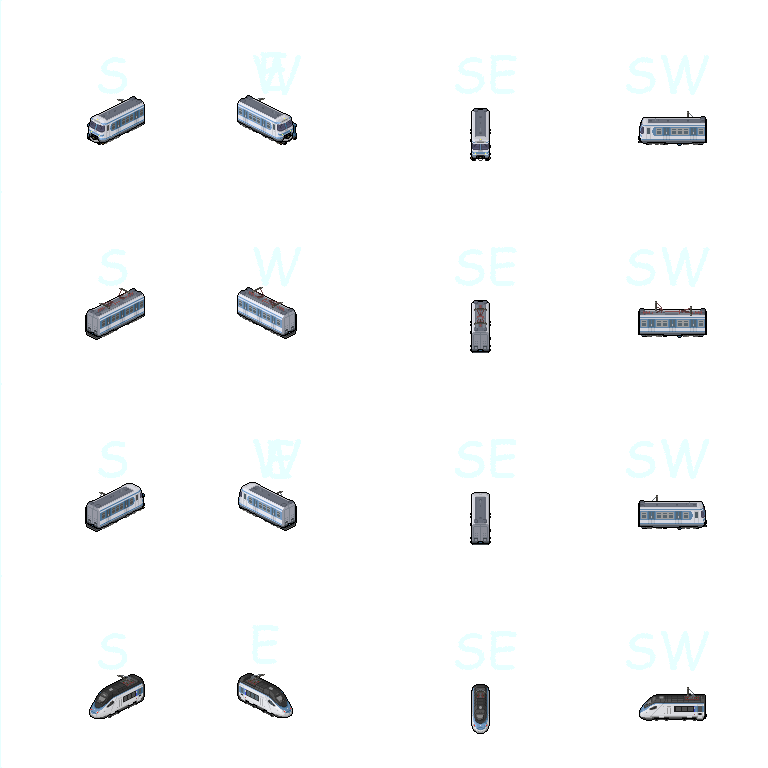
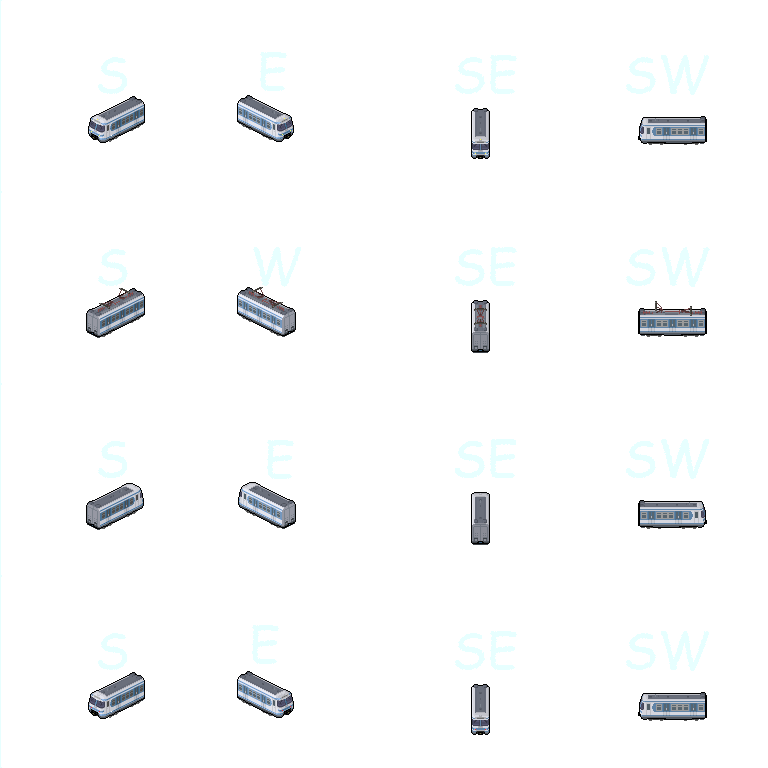
Before/after of a w=768, h=768 layered artwork. What changed in the layer stack:
added layer "Visible #1" above "Gehweg Ampel vorne back #1" over (x1=85, y1=55, x2=707, y2=735)
painted on "Gehweg Ampel vorne back #1" over (x1=88, y1=671, x2=707, y2=735)
added layer "Gehweg Ampel vorne back #2" above "Visible" over (x1=85, y1=55, x2=707, y2=735)
hid "Visible" over (x1=85, y1=55, x2=707, y2=735)
hid "Fast_Bulk_Car.png" over (x1=85, y1=55, x2=707, y2=545)
